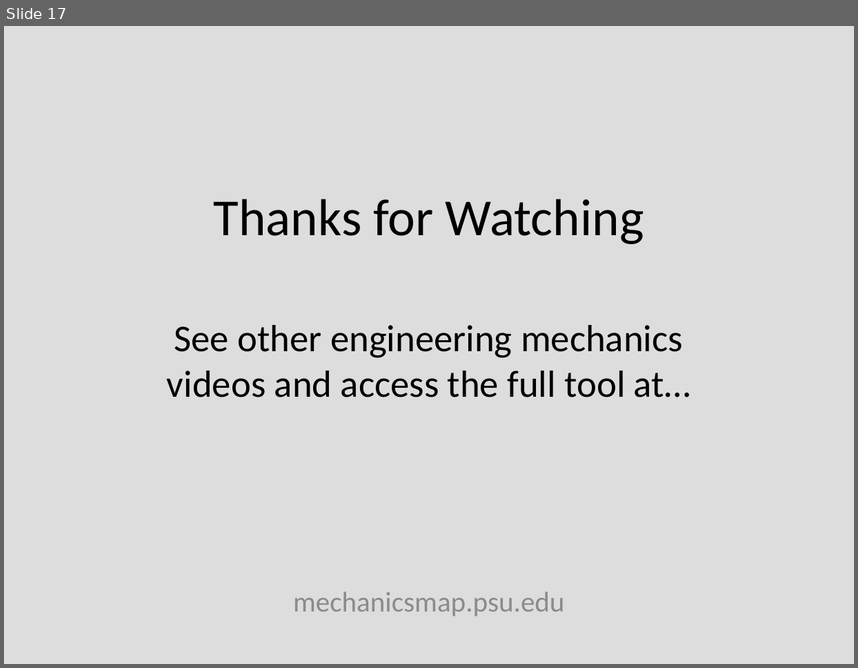
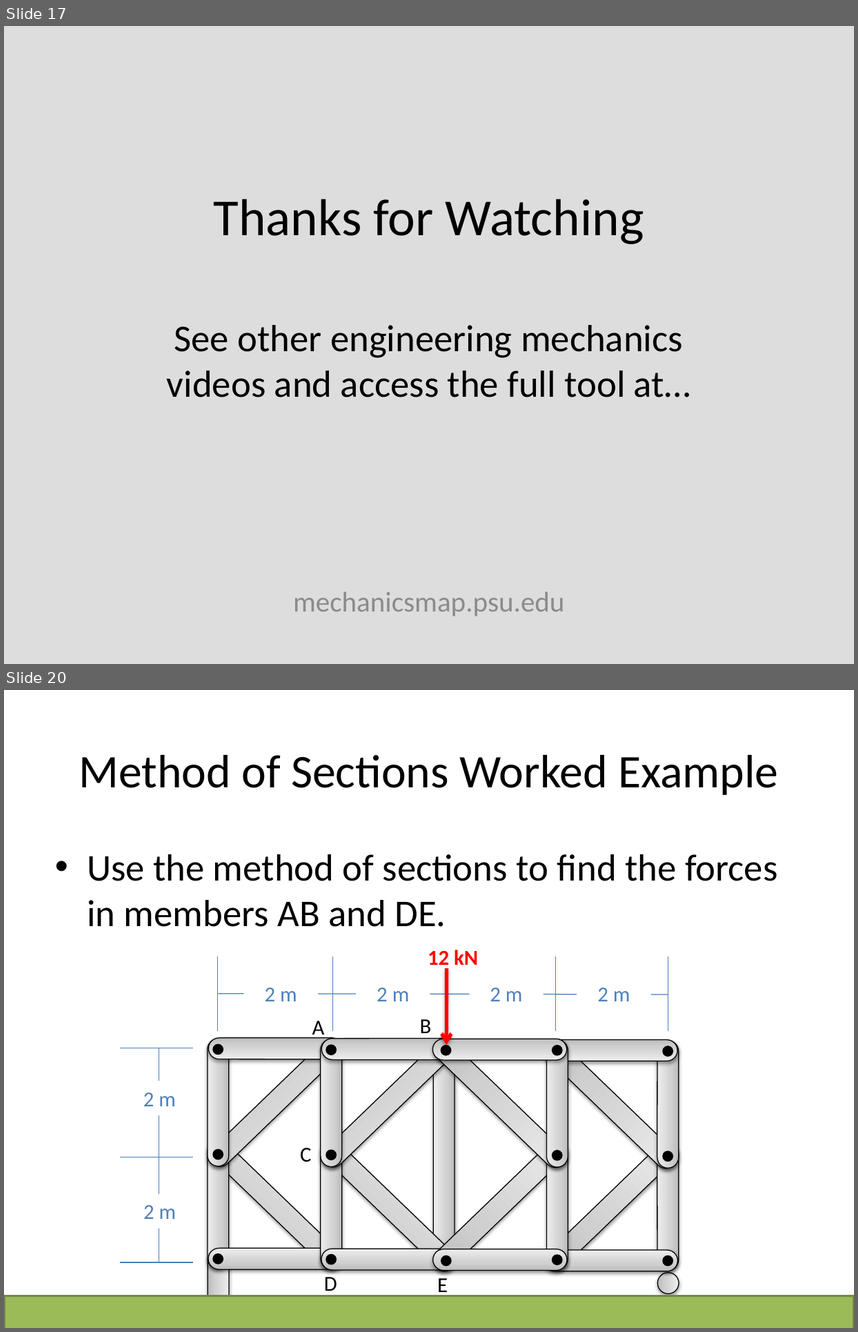
Before and after one commit to JacobMoore/mechanics_textbook, a slide deck: Lecture Slides/VideoLectureSlides/5.5.pptx. Shown one above the other, each under a label of ours: slide 17 before the commit, slides 17 and 20 after it; the slides between them are not shown. The pictures are 858x668 and 858x1332 pixels, drawn with LibreOffice and Linux fonts; fonts in the diff are those of the drawing; background and template pictures are left out. Boxes give left, top, right and bottom in pixels: in the first picture for what was removed or moved away, otherwise in the second. Text is boxed around its words. In the diff, an @@ line names an element or a change of style, - is before the commit and + after.

Commit message:
Added Worked Problems and Typo Fixes

```diff
--- a/Lecture Slides/VideoLectureSlides/5.5.pptx
+++ b/Lecture Slides/VideoLectureSlides/5.5.pptx
@@ slide 20 added at [4, 690, 854, 1328], background #FFFFFF @@
@@ title added at [79, 755, 778, 795], 39.6 pt, text #000000 @@
+Method of Sections Worked Example
@@ text added at [87, 854, 778, 927], 32 pt, text #000000 @@
+• Use the method of sections to find the forces in members AB and DE.
@@ line added from (217, 956) to (217, 1031), #4B7EBC 0.75 pt @@
@@ line added from (333, 956) to (333, 1031), #4B7EBC 0.75 pt @@
@@ text added at [428, 949, 478, 971], 18 pt, text #FF0000, bold @@
+12 kN
@@ line added from (556, 956) to (556, 1031), #4B7EBC 0.75 pt @@
@@ line added from (668, 956) to (668, 1031), #4B7EBC 0.75 pt @@
@@ arrow added from (447, 968) to (447, 1045), #FF0000 3 pt @@
@@ line added from (668, 994) to (218, 994), #4B7EBC 0.75 pt @@
@@ text added at [265, 987, 297, 1001], 18 pt, text #4F81BD @@
+2 m
@@ text added at [377, 987, 410, 1001], 18 pt, text #4F81BD @@
+2 m
@@ text added at [490, 987, 523, 1001], 18 pt, text #4F81BD @@
+2 m
@@ text added at [597, 987, 631, 1001], 18 pt, text #4F81BD @@
+2 m
@@ text added at [312, 1021, 325, 1040], 18 pt, text #000000 @@
+A
@@ text added at [420, 1019, 432, 1038], 18 pt, text #000000 @@
+B
@@ rounded rectangle added at [433, 1038, 454, 1271], fill gradient #BDBDBD to #D1D1D1 to #EEEEEE, outline #000000 0.75 pt @@
@@ line added from (120, 1048) to (194, 1048), #4B7EBC 0.75 pt @@
@@ line added from (159, 1048) to (159, 1263), #4B7EBC 0.75 pt @@
@@ text added at [143, 1092, 176, 1106], 18 pt, text #4F81BD @@
+2 m
@@ line added from (120, 1156) to (194, 1156), #4B7EBC 0.75 pt @@
@@ group added at [205, 1036, 343, 1270]: 6 rounded rectangles, 5 ellipses @@
@@ text added at [300, 1147, 311, 1162], 18 pt, text #000000 @@
+C
@@ group added at [318, 1036, 457, 1271]: 6 rounded rectangles, 5 ellipses @@
@@ group added at [432, 1037, 570, 1271]: 6 rounded rectangles, 5 ellipses @@
@@ group added at [543, 1038, 681, 1272]: 6 rounded rectangles, 5 ellipses @@
@@ text added at [143, 1205, 176, 1219], 18 pt, text #4F81BD @@
+2 m
@@ line added from (120, 1262) to (194, 1262), #4B7EBC 0.75 pt @@
@@ rounded rectangle added at [208, 1250, 229, 1328], fill gradient #BDBDBD to #D1D1D1 to #EEEEEE, outline #000000 0.75 pt @@
@@ text added at [324, 1272, 337, 1296], 18 pt, text #000000 @@
+D
@@ text added at [437, 1274, 448, 1297], 18 pt, text #000000 @@
+E
@@ rounded rectangle added at [657, 1272, 679, 1294], fill gradient #BDBDBD to #D1D1D1 to #EEEEEE, outline #000000 0.75 pt @@
@@ rectangle added at [4, 1295, 854, 1328], fill #9BBB59, outline #738A42 2 pt @@
```
Also in this commit, not shown: 2 slides changed, 1 other slide added, 13 other files.
